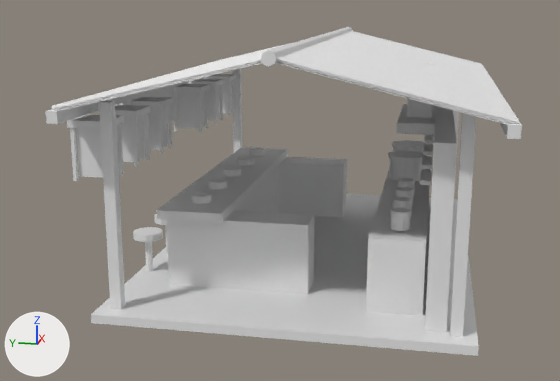
The OBJ model assets/tts/neon-shogunate-lantern-market-20261103/models/lantern-market-00-roofed.obj as it was, and as the next commit left it.
Before and after are seen from a 50 mm lens placed at (-12.32, -1.81, 4.09), pointed at (-0.29, 0.59, 1.08). Every picture has the same lights, and +X, +Y and +Z are marked at lower left. The older version comes first. Where no turn or scale is listed for an object, it has been applied to the vertices. Vertices at exactly the same position are counted once.

Objects in the first picture: 'lantern-market-00-roofed'.
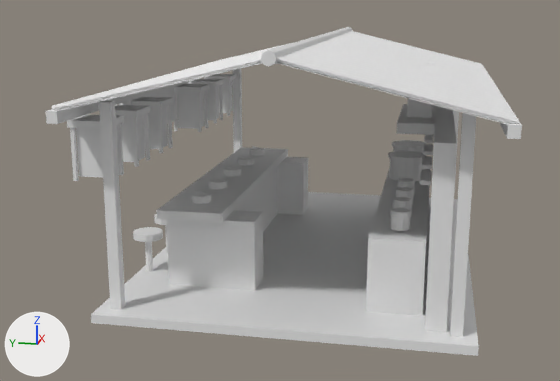
Changed parts and their boxes [x1, y1, x2, y2] in the pictures (560 x 381 px; the box of a moved part takes in the faces that stretch with it):
```json
{"part": 1, "of": "me_lantern_market_00_roofed", "change": "moved or reshaped", "before": [277, 157, 347, 217], "after": [277, 157, 308, 215]}
{"part": 2, "of": "me_lantern_market_00_roofed", "change": "moved or reshaped", "before": [219, 210, 314, 294], "after": [219, 210, 263, 291]}
```

Scene script edits in JSON lines:
```json
{"block": "me_lantern_market_00_roofed", "where": "me_lantern_market_00_roofed.from_pydata(...)  # 1836 vertices, 3166 faces; spans x -3.9..3.9, y -2.72..2.78, z 0.0..3.56"}
{"block": "me_lantern_market_00_roofed", "where": "# used by ob_lantern_market_00_roofed; location = (0.0, 0.0, 0.0)"}
{"block": "me_lantern_market_00_roofed", "where": "# before: 34 (2.3, -0.2, 0.12) at pixel (345, 209), 35 (1.75, -0.2, 0.12) at pixel (342, 216), 36 (1.75, -0.2, 1.12) at pixel (343, 164), 37 (2.3, -0.2, 1.12) at pixel (346, 159)"}
{"block": "me_lantern_market_00_roofed", "where": "# before: 40 (-1.75, -0.2, 0.12) at pixel (313, 280), 41 (-2.3, -0.2, 0.12) at pixel (307, 294), 42 (-2.3, -0.2, 1.12) at pixel (308, 225), 43 (-1.75, -0.2, 1.12) at pixel (314, 214)"}
{"block": "me_lantern_market_00_roofed", "change": "me_lantern_market_00_roofed part 1"}
{"op": "add", "block": "me_lantern_market_00_roofed", "code": "for i in [*range(34, 38)]: me_lantern_market_00_roofed.vertices[i].co += Vector((0.0, 0.75, 0.0))"}
{"block": "me_lantern_market_00_roofed", "change": "me_lantern_market_00_roofed part 2"}
{"op": "add", "block": "me_lantern_market_00_roofed", "code": "for i in [*range(40, 44)]: me_lantern_market_00_roofed.vertices[i].co += Vector((0.0, 0.75, 0.0))"}
```
